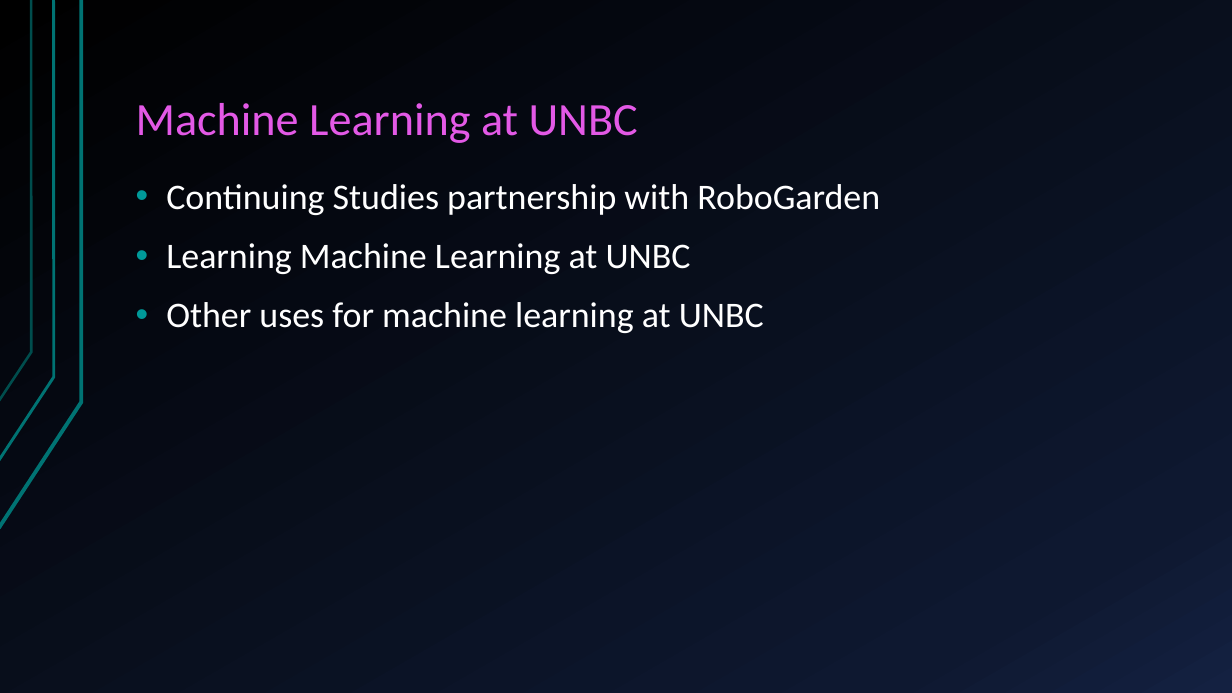
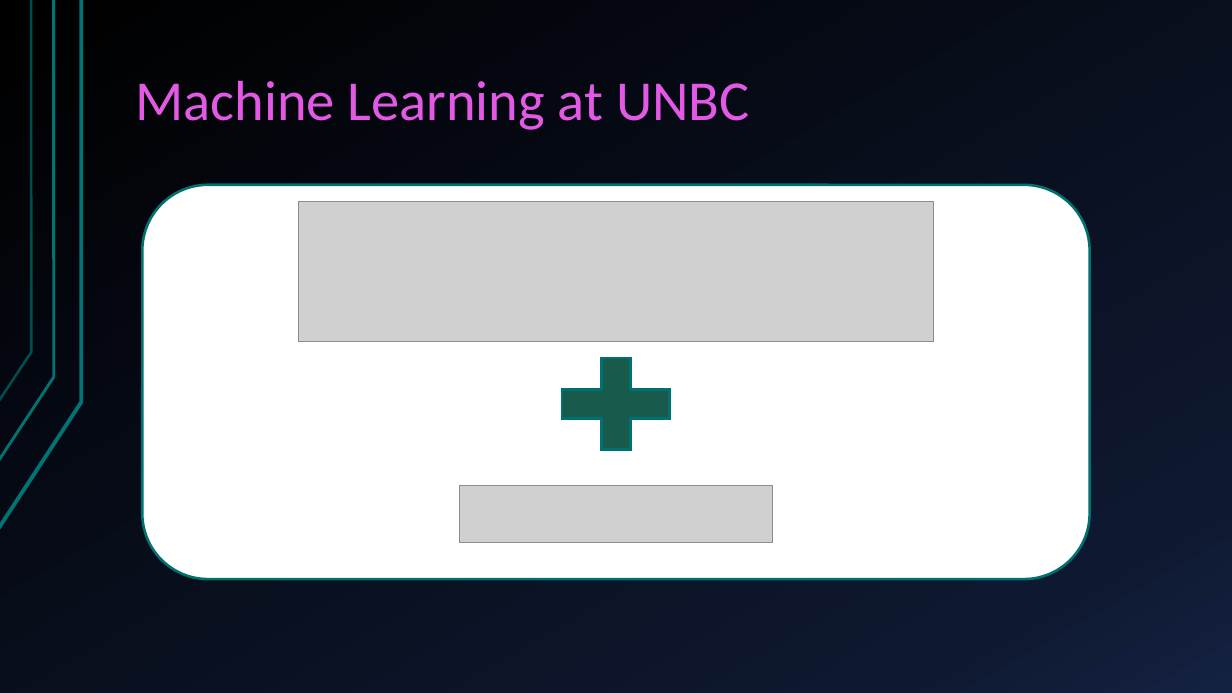
Before and after one commit to Mivenya/lt_presentation, a slide deck: slide 2 of lt_presentation/MWLightning.pptx. Drawn at 1232x693 pixels with LibreOffice and Linux fonts; fonts in the diff are those of the drawing; grey boxes stand for pictures. Boxes give left, top, right and bottom in pixels: in the first picture for what was removed or moved away, otherwise in the second. Text is boxed around its words. In the diff, an @@ line names an element or a change of style, - is before the commit and + after.

Commit message:
Update to ppt

```diff
--- a/lt_presentation/MWLightning.pptx
+++ b/lt_presentation/MWLightning.pptx
@@ title "Machine Learning at UNBC" at [136, 80, 749, 130]: size 36 to 44 pt @@
@@ rounded rectangle added at [142, 185, 1090, 579], fill #FFFFFF, outline #007171 2 pt @@
@@ text removed at [166, 184, 880, 333] @@
-• Continuing Studies partnership with RoboGarden
-• Learning Machine Learning at UNBC
-• Other uses for machine learning at UNBC
@@ picture added at [299, 201, 934, 342] @@
@@ plus sign added at [543, 342, 689, 467], fill #185A4C, outline #007171 2 pt @@
@@ picture added at [459, 485, 773, 543] @@
```
Also in this commit, not shown: 3 other slides changed, 2 slides added, 2 slides removed, 6 other files.
